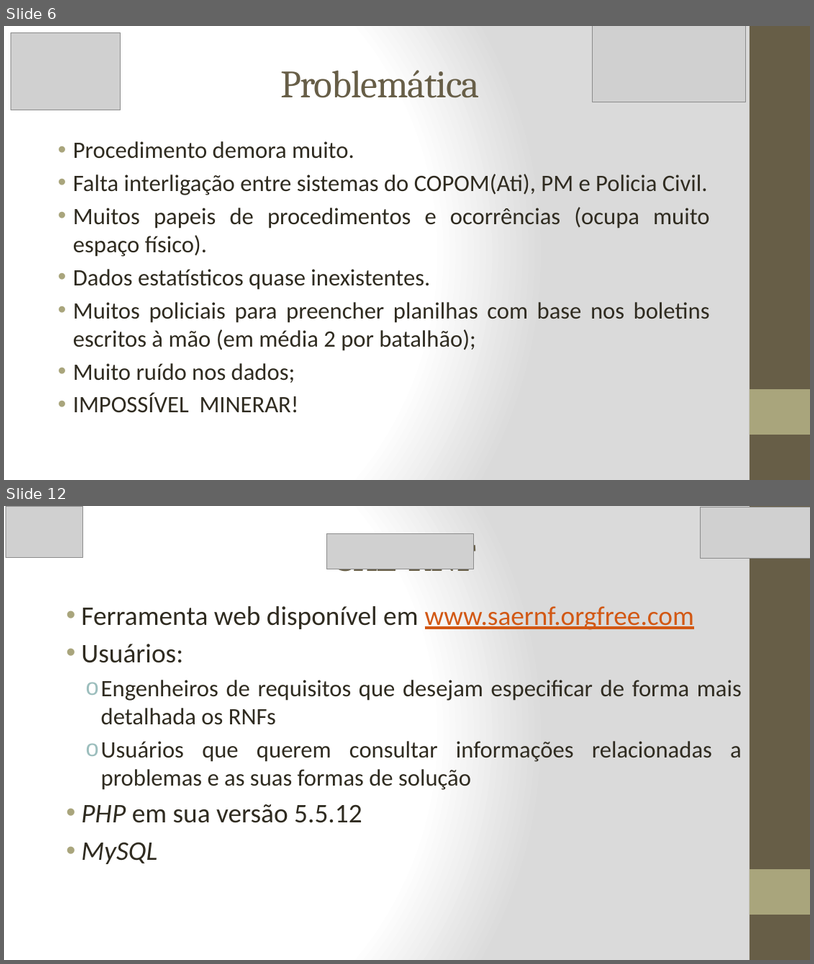
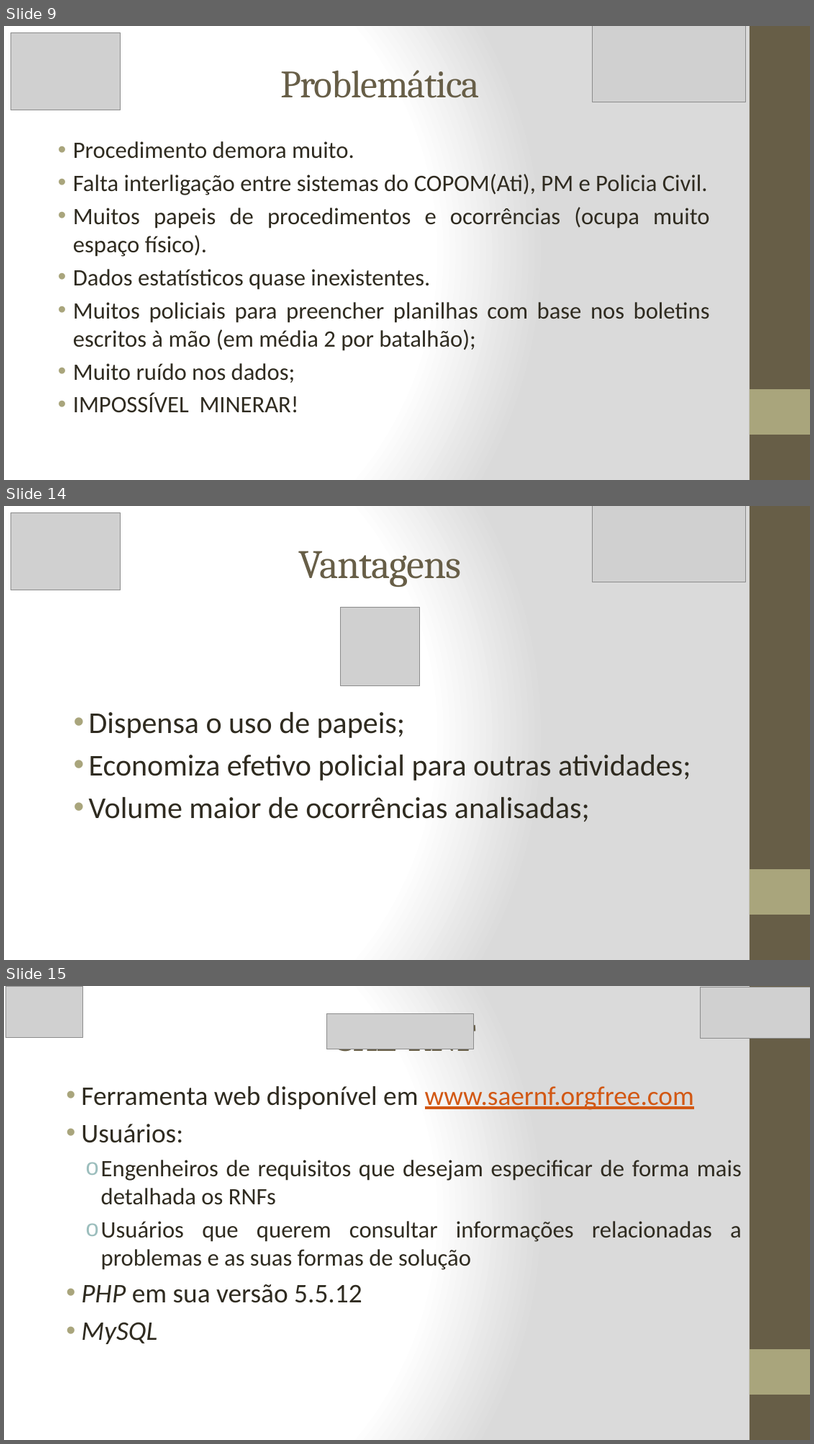
Before and after one commit to marlonscastro/estagiotcc, a slide deck: Apresentação_PPT.pptx. Shown one above the other, each under a label of ours: slides 6 and 12 before the commit, slides 9, 14 and 15 after it; the slides between them are not shown. The pictures are 814x964 and 814x1444 pixels, drawn with LibreOffice and Linux fonts; fonts in the diff are those of the drawing; grey boxes stand for pictures. Boxes give left, top, right and bottom in pixels: in the first picture for what was removed or moved away, otherwise in the second. Text is boxed around its words. In the diff, an @@ line names an element or a change of style, - is before the commit and + after.

```diff
--- a/Apresentação_PPT.pptx
+++ b/Apresentação_PPT.pptx
@@ slide 14 added at <box>4,506,810,960</box>, background gradient #FFFFFF to #DADADA; not listed: 2 template elements that a slide beside it also shows @@
@@ picture added at <box>10,512,120,590</box> @@
@@ picture added at <box>593,506,746,582</box> @@
@@ title added at <box>299,551,462,587</box>, 48 pt, text #675E47 @@
+Vantagens
@@ picture added at <box>341,607,420,686</box> @@
@@ text added at <box>89,712,691,821</box>, 36 pt, text #2F2B20 @@
+• Dispensa o uso de papeis;
+• Economiza efetivo policial para outras atividades;
+• Volume maior de ocorrências analisadas;
@@ what was slide 6 is now slide 9 @@
@@ what was slide 12 is now slide 15 @@
```
Also in this commit, not shown: 5 slides changed, 3 other slides added, 1 slide removed.
